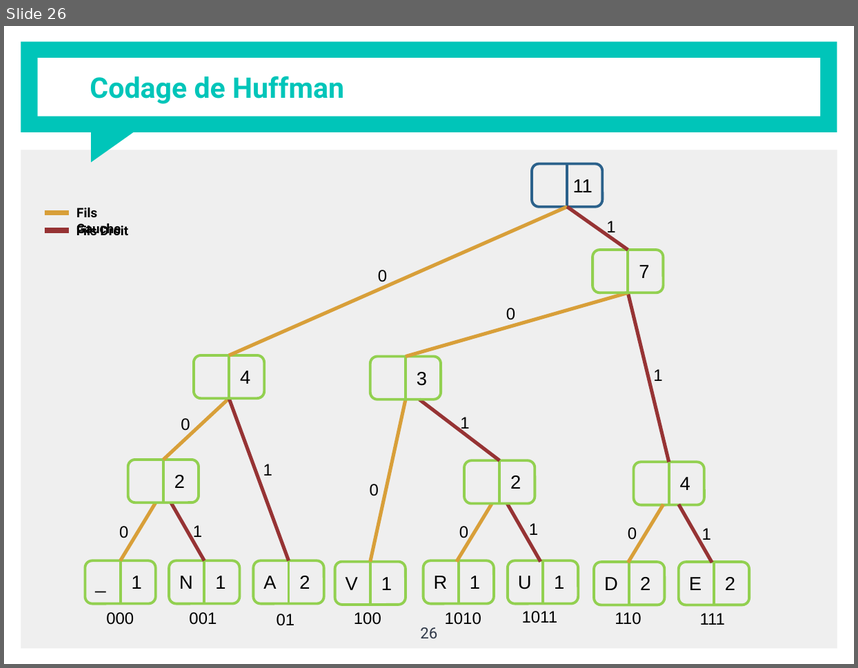
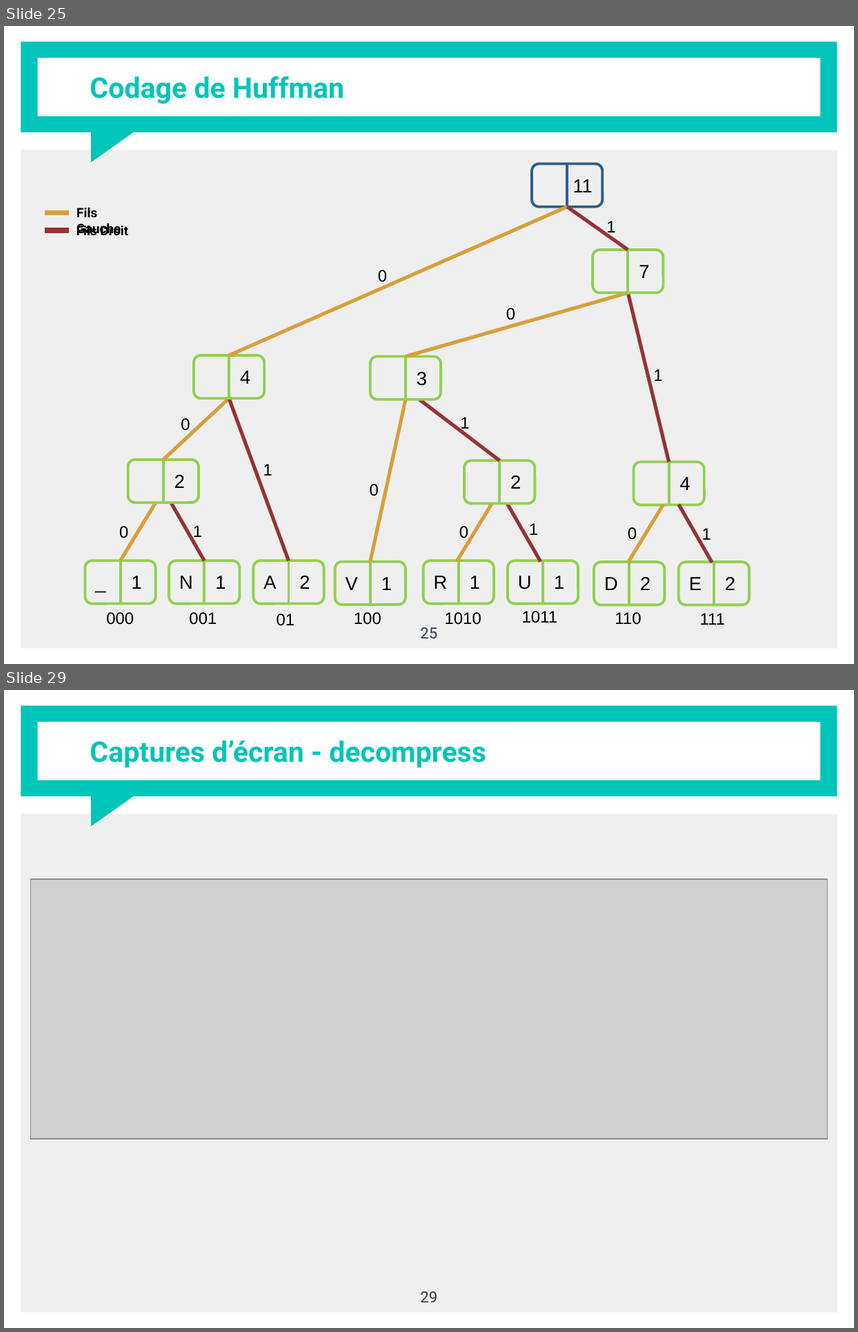
Before and after one commit to evandadure/Huffman_coding, a slide deck: Evan_Dadure_Presentation_Huffmann.pptx. Shown one above the other, each under a label of ours: slide 26 before the commit, slides 25 and 29 after it; the slides between them are not shown. The pictures are 858x668 and 858x1332 pixels, drawn with LibreOffice and Linux fonts; fonts in the diff are those of the drawing; grey boxes stand for pictures. Boxes give left, top, right and bottom in pixels: in the first picture for what was removed or moved away, otherwise in the second. Text is boxed around its words. In the diff, an @@ line names an element or a change of style, - is before the commit and + after.

```diff
--- a/Evan_Dadure_Presentation_Huffmann.pptx
+++ b/Evan_Dadure_Presentation_Huffmann.pptx
@@ slide 29 added at [4,690,854,1328], background #FFFFFF; not listed: 4 template elements that a slide beside it also shows @@
@@ title added at [90,740,486,768], 24 pt, text #00C5B9, bold @@
+Captures d’écran - decompress
@@ picture added at [30,879,828,1138] @@
@@ page number added at [420,1291,437,1302], 13 pt, text #2F3848 @@
+29
@@ what was slide 26 is now slide 25 @@
@@ page number at [420,627,437,638]: text changed @@
-26
+25
```
Also in this commit, not shown: 2 slides changed, 6 other slides added, 1 slide removed, 9 other files.
